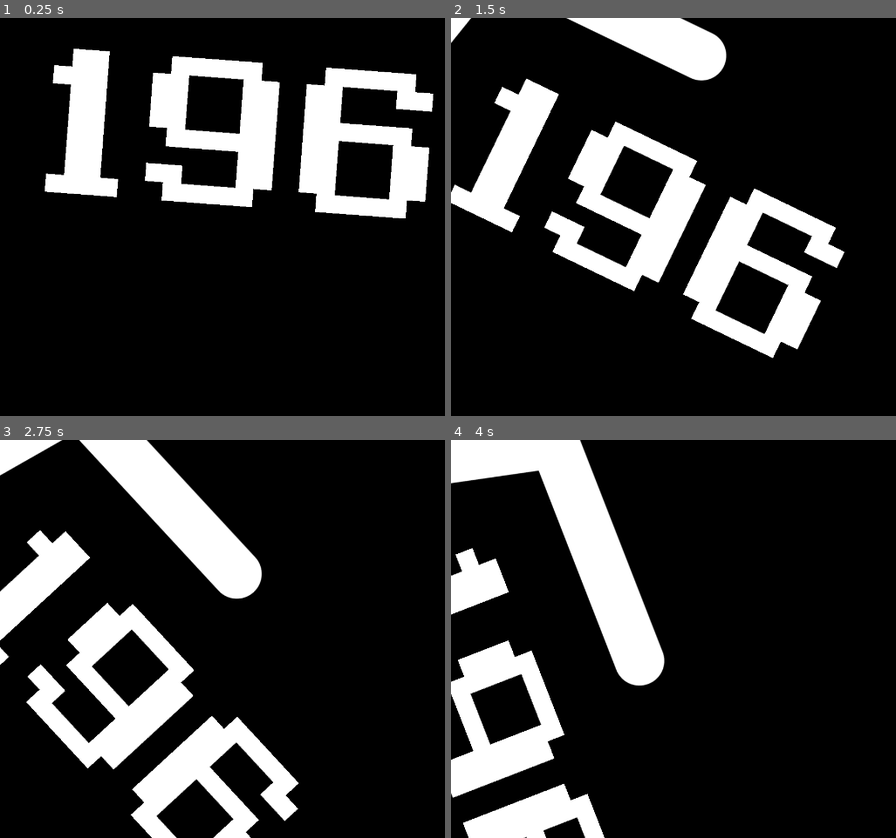
Above: before the commit, frames 1-4 (two rows, left to right).
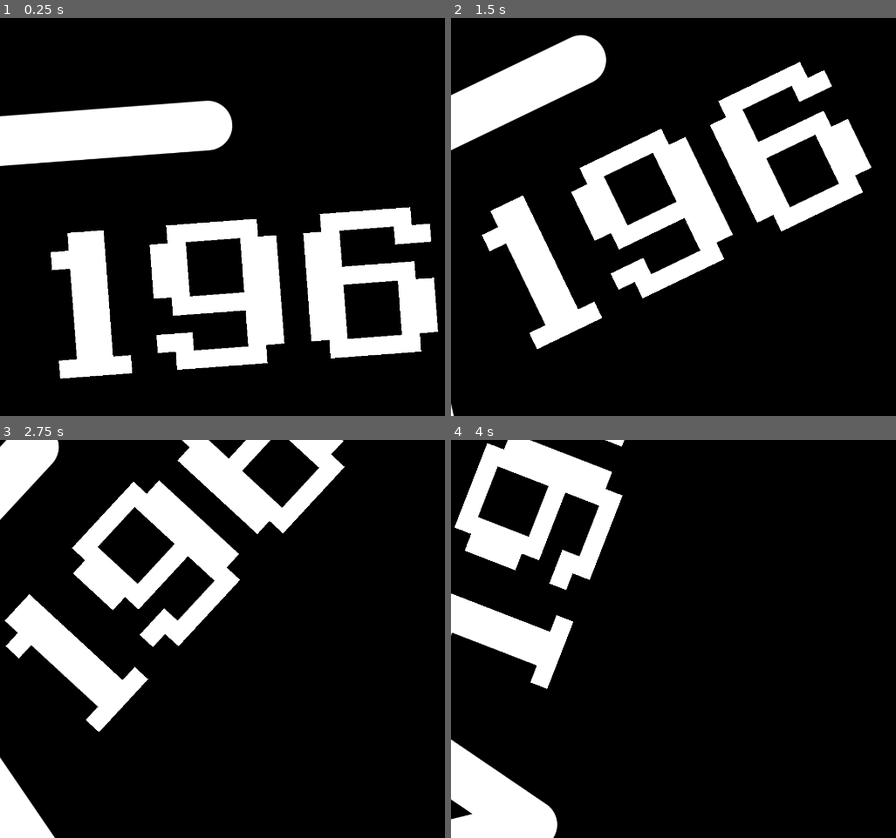
Above: after the commit, the same moments.

Repository: gingerr/ggj-2023-roots-one
Game: Godot game, scene res://SquareRootMob.tscn
The game is run twice, just before and just after one commit, with the same random seed, the same clock (stepped at 60 frames per second) and the same inputs. This scene is started directly instead of the project's main scene.
Inputs:
- Up to frame 1 (0.25 s): no input
- Up to frame 2 (1.5 s): hold Right (ui_right) 0.53-1.28 s; tap Space (ui_select) at 0.77 s; hold Down (ui_down) from 1.28 s (still down)
- Up to frame 3 (2.75 s): tap Space (ui_select) at 1.52 s; release Down (ui_down) at 2.03 s; hold Right (ui_right) from 2.03 s (still down)
- Up to frame 4 (4 s): release Right (ui_right) at 2.78 s; hold Up (ui_up) 2.78-3.53 s; tap Space (ui_select) at 3.02, 3.77 s; hold Left (ui_left) from 3.53 s (still down)

The runs differ from the first frame. In frame 1, 35% of the frame differs, in the area x 0-99%, y 7-91%; in frame 2, 30%; in frame 3, 28%; in frame 4, 19%.

Commit message:
wip

Diff:
--- a/Bullet.gd
+++ b/Bullet.gd
@@ -18,8 +18,3 @@
 func is_outside_view_bounds():
 	return position.x>OS.get_screen_size().x or position.x<0.0\
 		or position.y>OS.get_screen_size().y or position.y<0.0
-
-func _on_BallisticBullet_body_entered(body):
-	print("bullet hit something")
-	if body != self:
-		queue_free()
--- a/Bullet.tscn
+++ b/Bullet.tscn
@@ -7,6 +7,7 @@
 [sub_resource type="CapsuleShape2D" id=4]
 
 [node name="Bullet" type="Area2D"]
+collision_mask = 0
 script = ExtResource( 1 )
 
 [node name="Sprite" type="Sprite" parent="."]
--- a/SquareRootMob.gd
+++ b/SquareRootMob.gd
@@ -16,3 +16,15 @@
 
 func set_text(value: String):
 	$Label.text = value
+
+func explode():
+	print('boom')
+
+func _on_SquareRootMob_child_entered_tree(node):
+	print('_on_SquareRootMob_child_entered_tree')
+	print(node)
+
+	if (node is Bullet):
+		print('is bullet')
+
+	explode()
--- a/SquareRootMob.tscn
+++ b/SquareRootMob.tscn
@@ -10,8 +10,7 @@
 
 [sub_resource type="RectangleShape2D" id=2]
 
-[node name="Root" type="Area2D"]
-collision_layer = 0
+[node name="SquareRootMob" type="Area2D"]
 collision_mask = 0
 script = ExtResource( 2 )
 
@@ -28,3 +27,5 @@
 
 [node name="CollisionShape2D" type="CollisionShape2D" parent="."]
 shape = SubResource( 2 )
+
+[connection signal="child_entered_tree" from="." to="." method="_on_SquareRootMob_child_entered_tree"]
